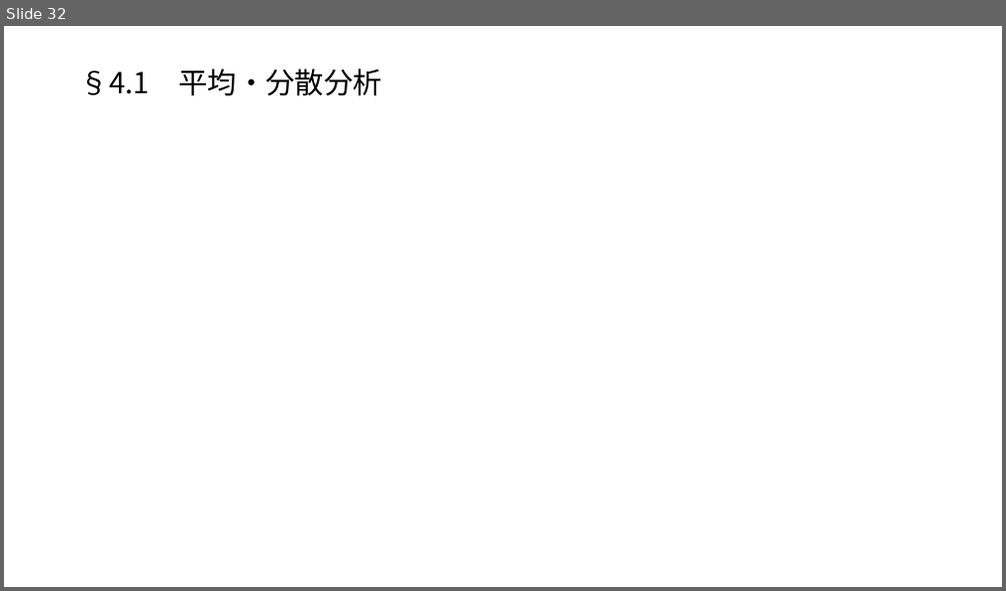
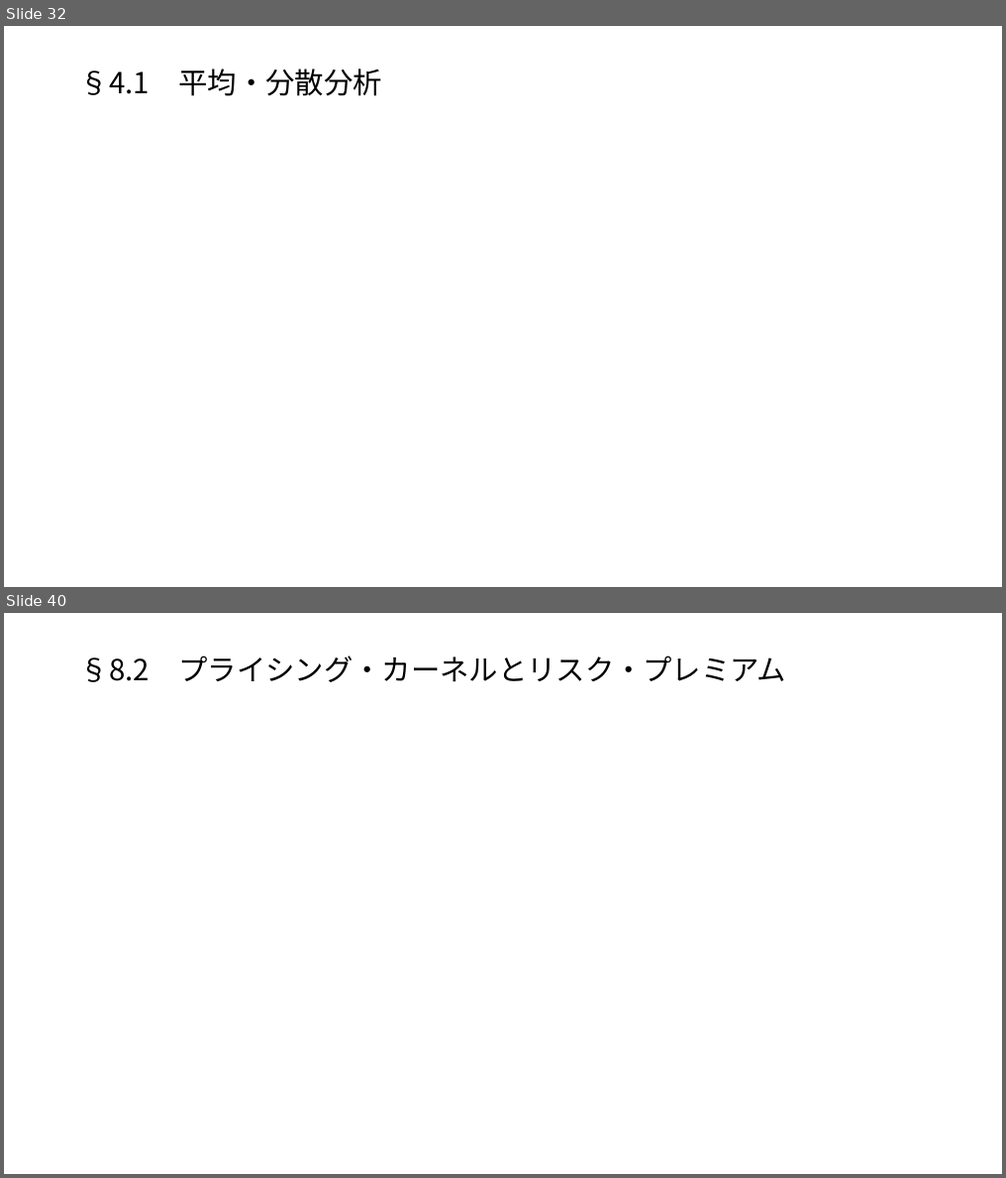
Before and after one commit to macha1811/Long-term-Investment-Theory-and-Practice, a slide deck: 第1章.pptx. Shown one above the other, each under a label of ours: slide 32 before the commit, slides 32 and 40 after it; the slides between them are not shown. The pictures are 1006x591 and 1006x1178 pixels, drawn with LibreOffice and Linux fonts; fonts in the diff are those of the drawing; grey boxes stand for pictures. Boxes give left, top, right and bottom in pixels: in the first picture for what was removed or moved away, otherwise in the second. Text is boxed around its words. In the diff, an @@ line names an element or a change of style, - is before the commit and + after.

```diff
--- a/第1章.pptx
+++ b/第1章.pptx
@@ slide 40 added at [4,613,1002,1174], background #FFFFFF @@
@@ title added at [80,656,786,682], 28 pt, text #000000 @@
+§8.2 プライシング・カーネルとリスク・プレミアム
```
Also in this commit, not shown: 8 other slides added.
